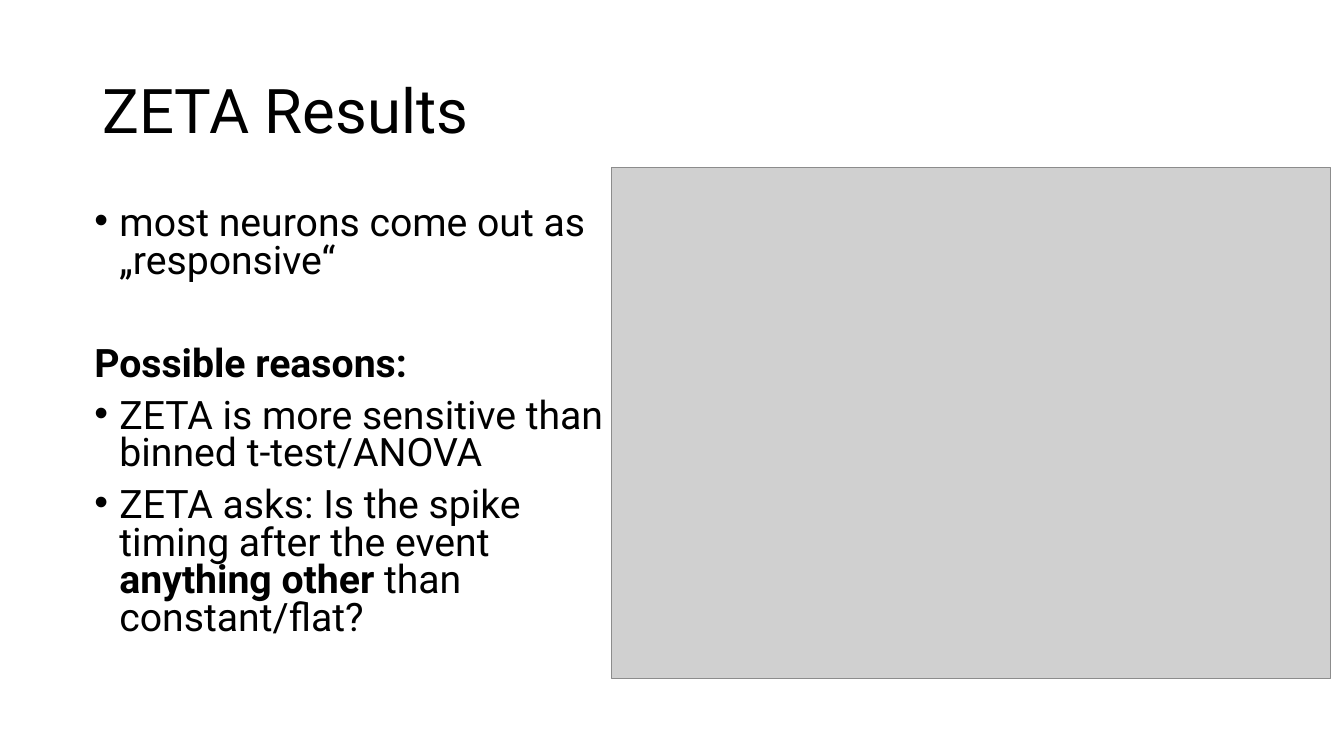
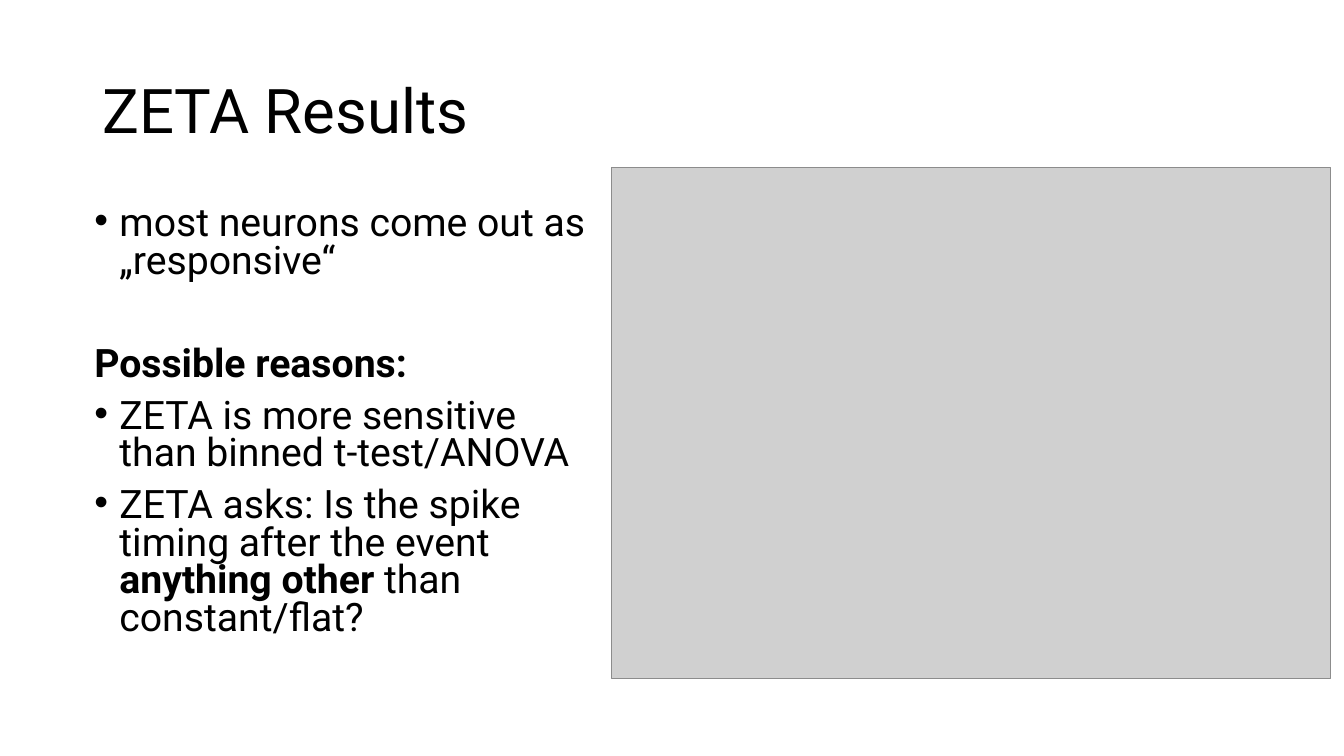
Before and after one commit to trNk27/Human_Data_Exploration, a slide deck: slide 21 of presentation/Prototype.pptx (slide 18 before the commit). Drawn at 1344x756 pixels with LibreOffice and Linux fonts; fonts in the diff are those of the drawing; grey boxes stand for pictures; background and template pictures are left out. Boxes give left, top, right and bottom in pixels: in the first picture for what was removed or moved away, otherwise in the second. Text is boxed around its words. In the diff, an @@ line names an element or a change of style, - is before the commit and + after.

```diff
--- a/presentation/Prototype.pptx
+++ b/presentation/Prototype.pptx
@@ text "most neurons come out as ..." rewrapped from [94, 210, 603, 634] to [94, 210, 586, 634] @@
```
Also in this commit, not shown: 13 other slides changed, 4 slides added, 2 slides removed, 3 other files.
